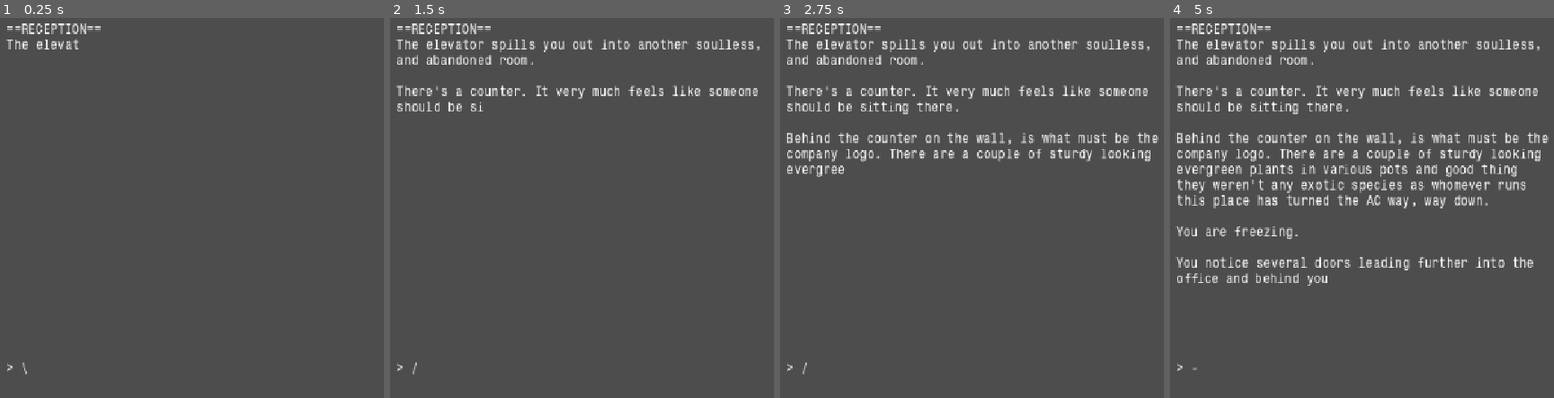
Above: before the commit, frames 1-4 (left to right).
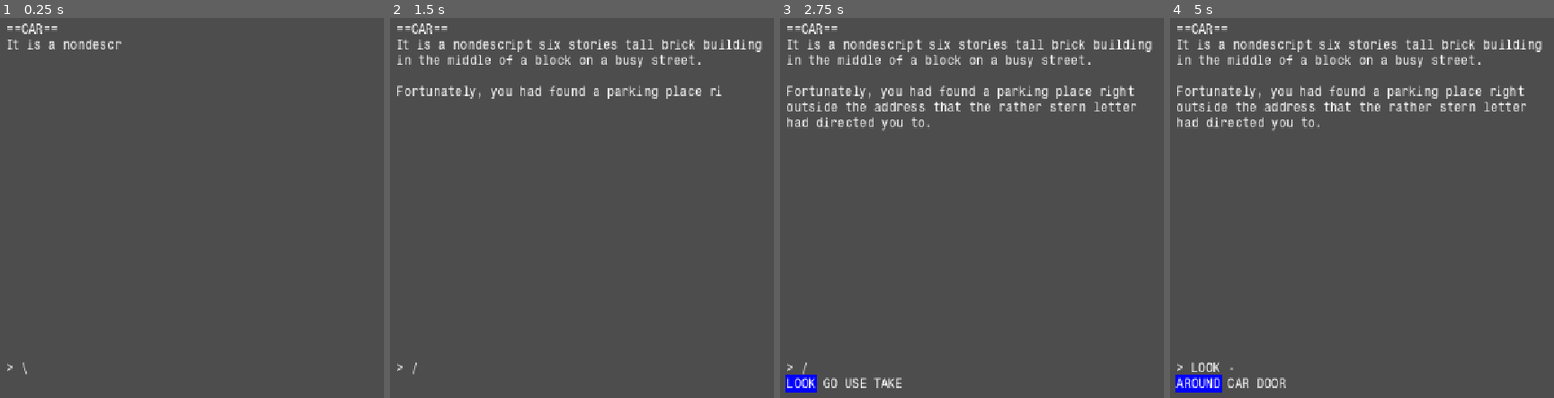
Above: after the commit, the same moments.

Repository: local-minimum/don-t-run
Game: Godot game, scene res://levels/terminal/terminal.tscn
Same seed, same stepped clock (60 frames per second), same inputs: the game is played once before the commit and once after it.
Inputs:
- Up to frame 1 (0.25 s): no input
- Up to frame 2 (1.5 s): no input
- Up to frame 3 (2.75 s): no input
- Up to frame 4 (5 s): tap Enter at 4.25 s

The runs differ from the first frame. In frame 1, 0.7% of the frame differs, in the area x 1-32%, y 1-9%; in frame 2, 3.9%; in frame 3, 8.2%; in frame 4, 13%, in the area x 1-99%, y 1-99%.

Commit message:
Set start room to car

Diff:
--- a/levels/terminal/terminal.tscn
+++ b/levels/terminal/terminal.tscn
@@ -91,7 +91,7 @@
 main = NodePath("../AspectRatioContainer/MarginContainer/VBoxContainer/Main Text")
 input = NodePath("../AspectRatioContainer/MarginContainer/VBoxContainer/Input Line")
 options = NodePath("../AspectRatioContainer/MarginContainer/VBoxContainer/Options Line")
-start = NodePath("6th Floor/6th Floor Reception")
+start = NodePath("Ground Floor/Car")
 
 [node name="Ground Floor" type="Node" parent="TerminalGame" unique_id=1983827917]
 
@@ -418,7 +418,7 @@
 
 By the looks of it, a scheduling app is running. The now marker shows a large block with a single name on it.{WAIT 1} Yours.{WAIT 1}
 
-You never told them you were comming. How can they know you would be here now?", "You check the computer again, yes it's your name there. You are expected. Right now."])
+You never told them you were coming. How can they know you would be here now?", "You check the computer again, yes it's your name there. You are expected. Right now."])
 auto_increment_description = true
 add_global_state = Array[String](["EXPECTED"])
 metadata/_custom_type_script = "uid://br3ay75u35q2m"
